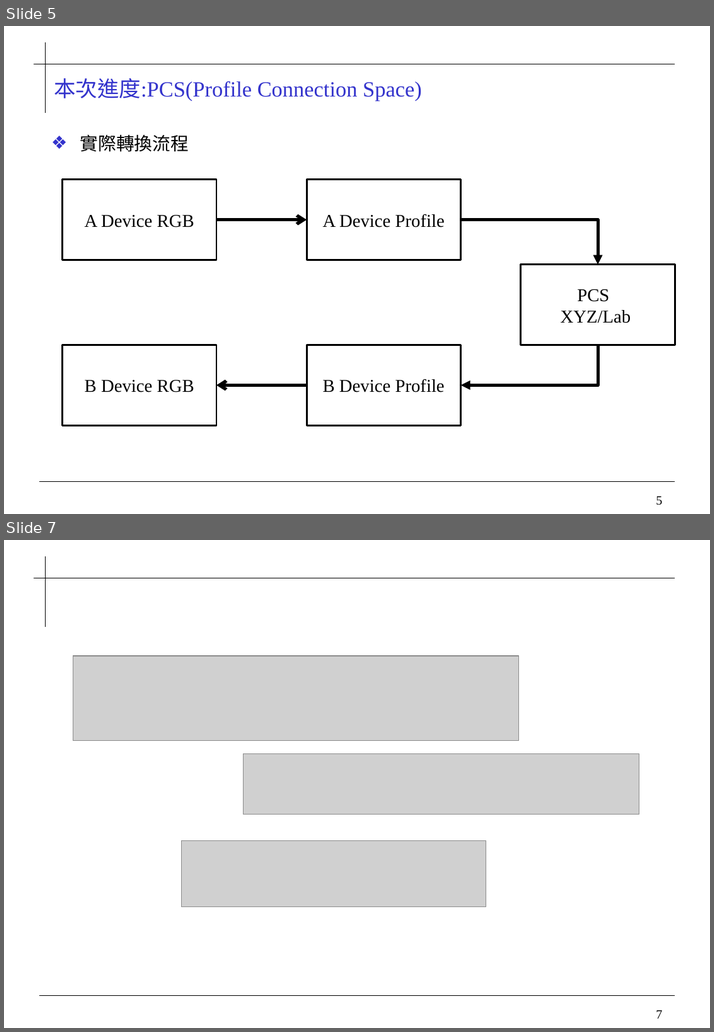
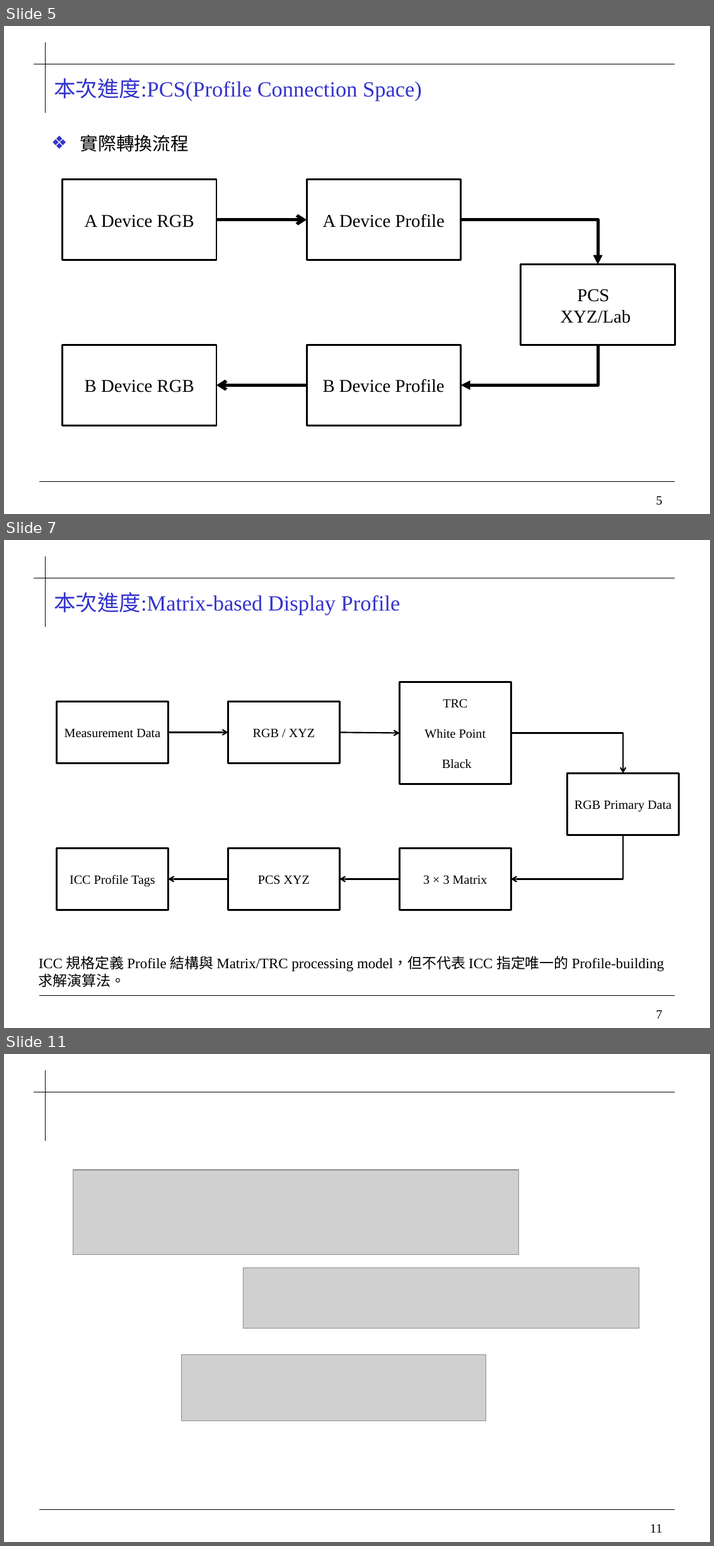
Before and after one commit to 0ilasis0/home, a slide deck: ICCPROFILE.pptx. Shown one above the other, each under a label of ours: slides 5 and 7 before the commit, slides 5, 7 and 11 after it; the slides between them are not shown. The pictures are 714x1032 and 714x1546 pixels, drawn with LibreOffice and Linux fonts; fonts in the diff are those of the drawing; grey boxes stand for pictures; background and template pictures are left out. Boxes give left, top, right and bottom in pixels: in the first picture for what was removed or moved away, otherwise in the second. Text is boxed around its words. In the diff, an @@ line names an element or a change of style, - is before the commit and + after.

```diff
--- a/ICCPROFILE.pptx
+++ b/ICCPROFILE.pptx
@@ slide 7 added at box(4, 540, 710, 1028), background #FFFFFF; not listed: 4 template elements that a slide beside it also shows @@
@@ title added at box(54, 592, 400, 615), 24 pt, text #3333CC @@
+本次進度:Matrix-based Display Profile
@@ rectangle added at box(400, 682, 511, 784), fill #FFFFFF, outline #000000 2 pt, 14 pt, text #000000 @@
+TRC
+White Point
+Black
@@ rectangle added at box(57, 701, 168, 764), fill #FFFFFF, outline #000000 2 pt, 14 pt, text #000000 @@
+Measurement Data
@@ rectangle added at box(228, 701, 340, 764), fill #FFFFFF, outline #000000 2 pt, 14 pt, text #000000 @@
+RGB / XYZ
@@ arrow added from (168, 733) to (228, 733), #000000 1.5 pt @@
@@ arrow added from (340, 733) to (400, 733), #000000 1.5 pt @@
@@ elbow arrow added from (511, 733) to (623, 773), #000000 1.5 pt @@
@@ rectangle added at box(568, 773, 679, 835), fill #FFFFFF, outline #000000 2 pt, 14 pt, text #000000 @@
+RGB Primary Data
@@ elbow arrow added from (623, 835) to (511, 880), #000000 1.5 pt @@
@@ rectangle added at box(57, 849, 168, 910), fill #FFFFFF, outline #000000 2 pt, 14 pt, text #000000 @@
+ICC Profile Tags
@@ rectangle added at box(228, 849, 340, 910), fill #FFFFFF, outline #000000 2 pt, 14 pt, text #000000 @@
+PCS XYZ
@@ rectangle added at box(400, 849, 511, 910), fill #FFFFFF, outline #000000 2 pt, 14 pt, text #000000 @@
+3 × 3 Matrix
@@ arrow added from (228, 880) to (168, 880), #000000 1.5 pt @@
@@ arrow added from (400, 880) to (340, 880), #000000 1.5 pt @@
@@ text added at box(39, 956, 664, 987), 16 pt, text #000000 @@
+ICC 規格定義 Profile 結構與 Matrix/TRC processing model，但不代表 ICC 指定唯一的 Profile-building 求解演算法。
@@ what was slide 7 is now slide 11 @@
@@ page number at box(650, 1524, 662, 1533): text changed @@
-7
+11
```
Also in this commit, not shown: 4 other slides added, 1 slide removed, 4 other files.
